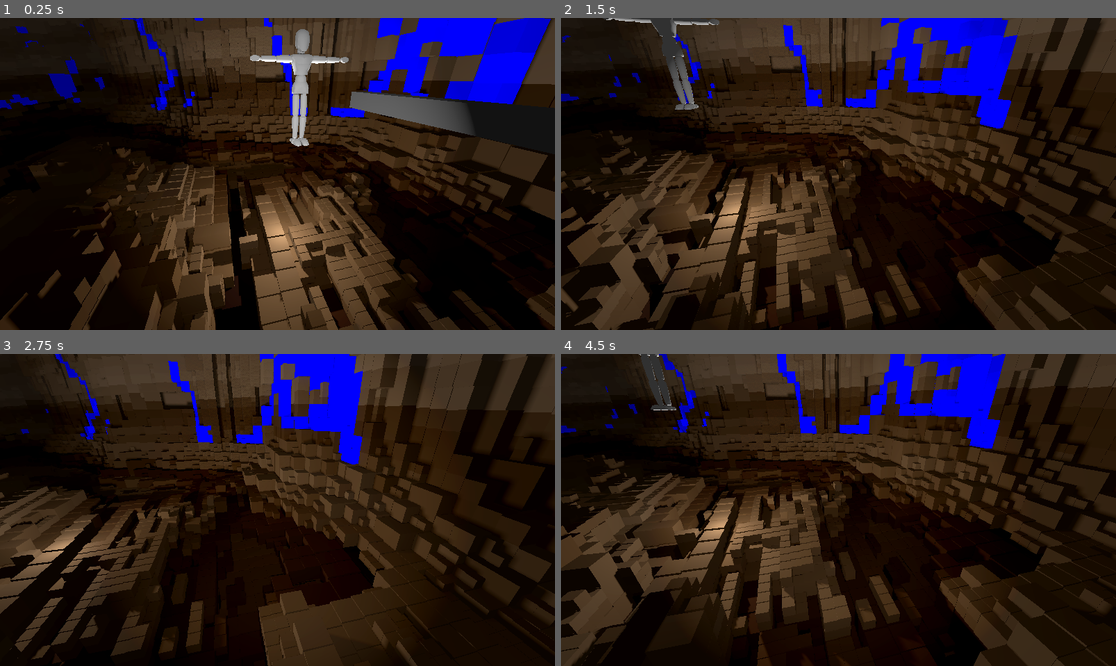
Above: before the commit, frames 1-4 (two rows, left to right).
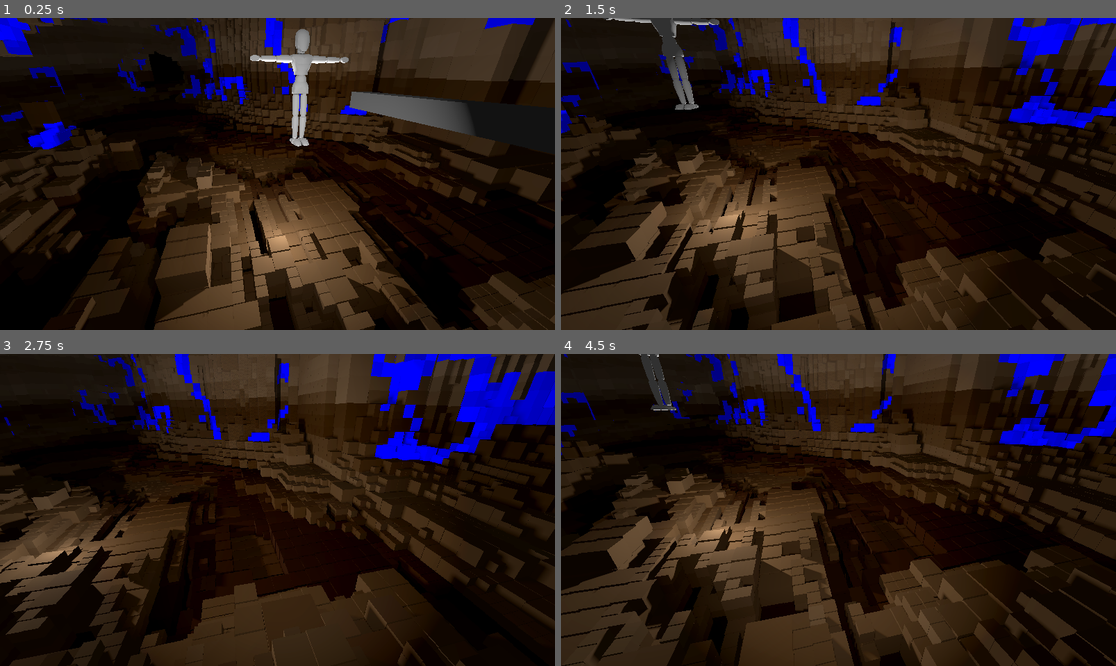
Above: after the commit, the same moments.

Repository: CodedNil/TestingVoxels
Game: Godot game, scene res://main_scene.tscn
Same seed, same stepped clock (60 frames per second), same inputs: the game is played once before the commit and once after it.
Inputs (mouse positions are in pixels of both pictures, inside the frame that each line leads up to):
- Up to frame 1 (0.25 s): no input
- Up to frame 2 (1.5 s): tap Enter at 0.5 s; move the mouse to (960, 158) at 0.52 s; hold D 0.53-1.25 s; tap Q at 0.6 s; click (960, 158) at 0.67 s; drag from (727, 189) to (810, 236) at 1.27 s
- Up to frame 3 (2.75 s): tap Space at 2 s; move the mouse to (333, 441) at 2.02 s; hold D from 2.03 s (still down); tap Shift at 2.1 s
- Up to frame 4 (4.5 s): release D at 2.75 s; drag from (810, 572) to (672, 463) at 2.77 s; tap Enter at 3.5 s; move the mouse to (1005, 556) at 3.52 s; hold A 3.53-4.25 s; tap Q at 3.6 s; drag from (672, 463) to (755, 432) at 4.27 s

The runs differ from the first frame. In frame 1, 39% of the frame differs, in the area x 0-100%, y 0-100%; in frame 2, 43%; in frame 3, 39%; in frame 4, 44%.

Commit message:
Fix for big flat walls

Diff:
--- a/voxel_gen.gd
+++ b/voxel_gen.gd
@@ -45,8 +45,8 @@
 
 		# Get position offset by noise, so it is not on a perfect grid
 		var horizontalOffset = Vector2(
-			worldNoise.get_noise_1d(pos2d.y / 4) * 60,
-			worldNoise.get_noise_1d(pos2d.x / 4) * 60,
+			worldNoise.get_noise_1d(pos2d.y / 4) * (roomSpacing / 2),
+			worldNoise.get_noise_1d(pos2d.x / 4) * (roomSpacing / 2)
 		)
 
 		# Get data for the room
